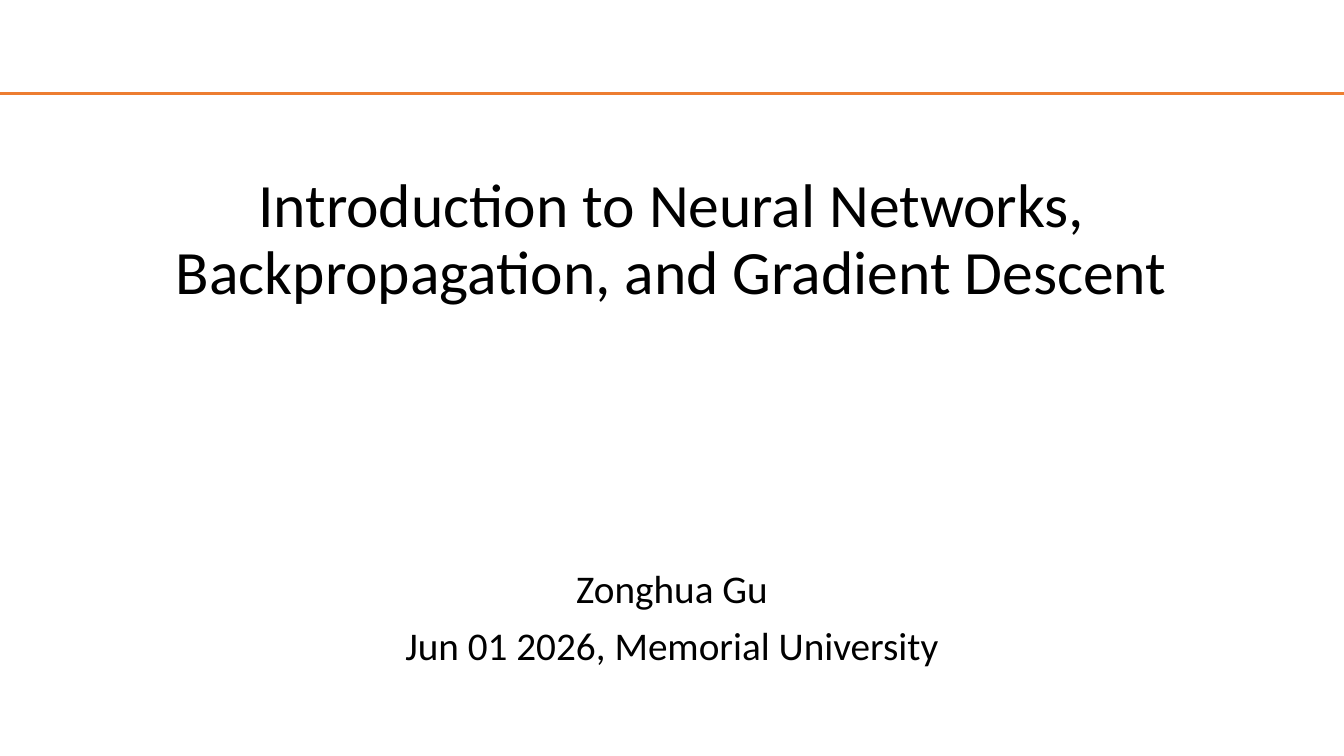
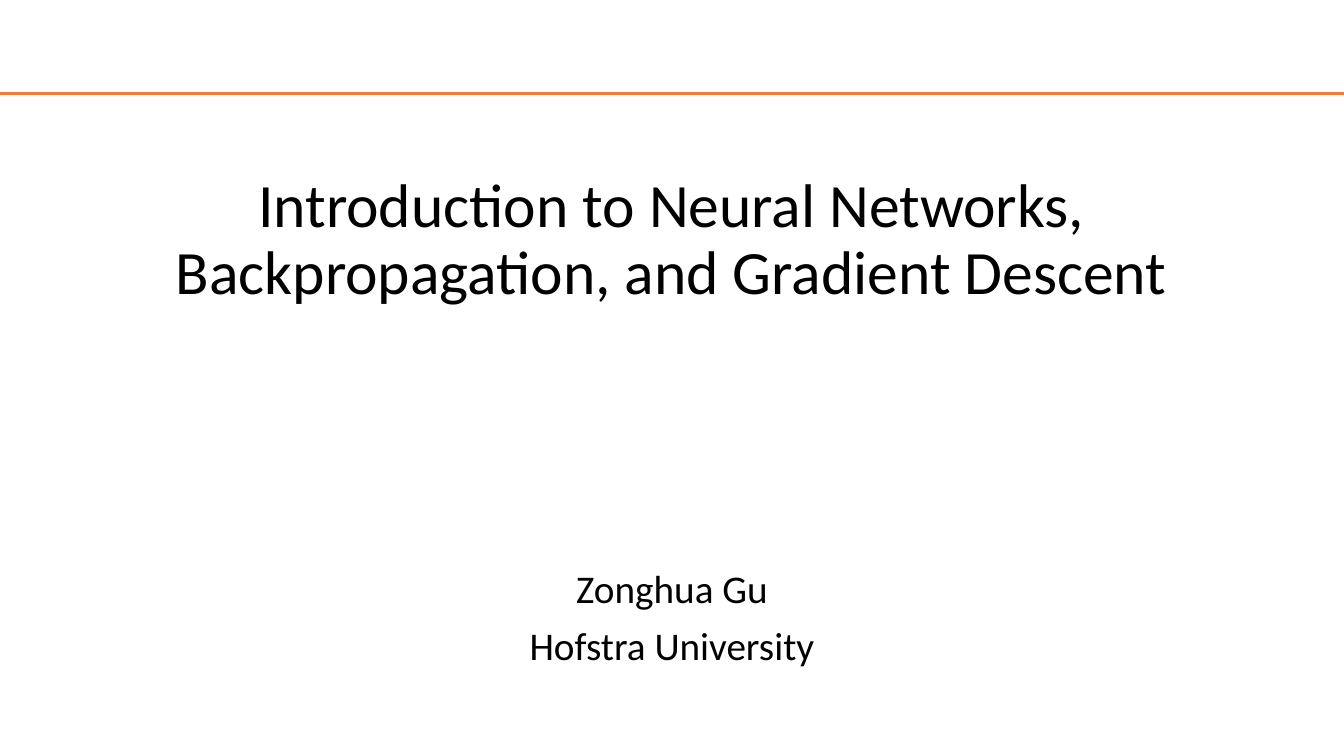
Before and after one commit to guhofstra/CSC144V, a slide deck: slide 1 of PPTs/L2.1 Intro-to-Neural-Networks.pptx. Drawn at 1344x756 pixels with LibreOffice and Linux fonts; fonts in the diff are those of the drawing. Boxes give left, top, right and bottom in pixels: in the first picture for what was removed or moved away, otherwise in the second. Text is boxed around its words. In the diff, an @@ line names an element or a change of style, - is before the commit and + after.

```diff
--- a/PPTs/L2.1 Intro-to-Neural-Networks.pptx
+++ b/PPTs/L2.1 Intro-to-Neural-Networks.pptx
@@ text at (530, 633, 815, 667): text changed @@
-Jun 01 2026, Memorial University
+Hofstra University
```
Also in this commit, not shown: 1 other file.
